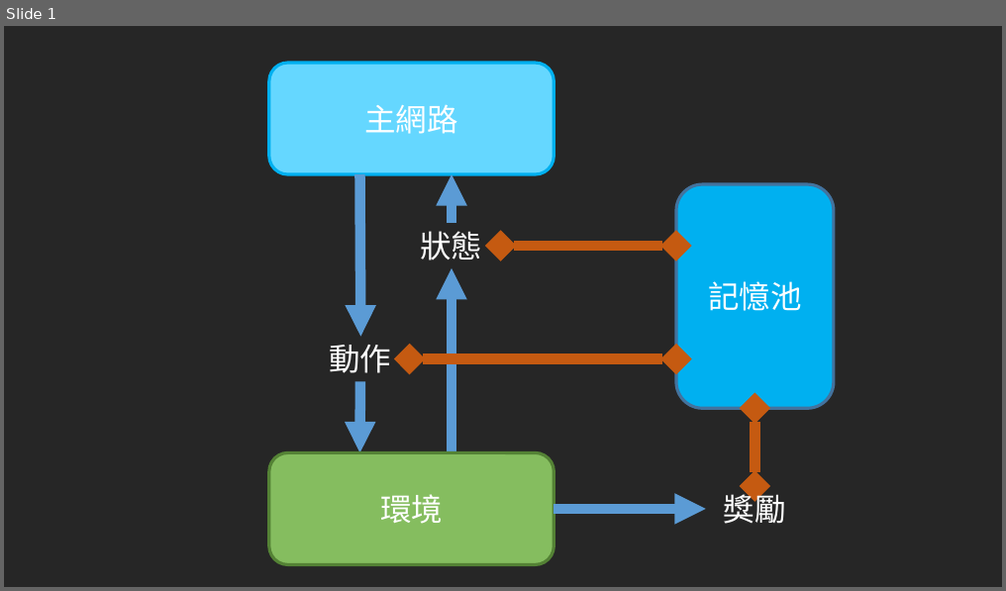
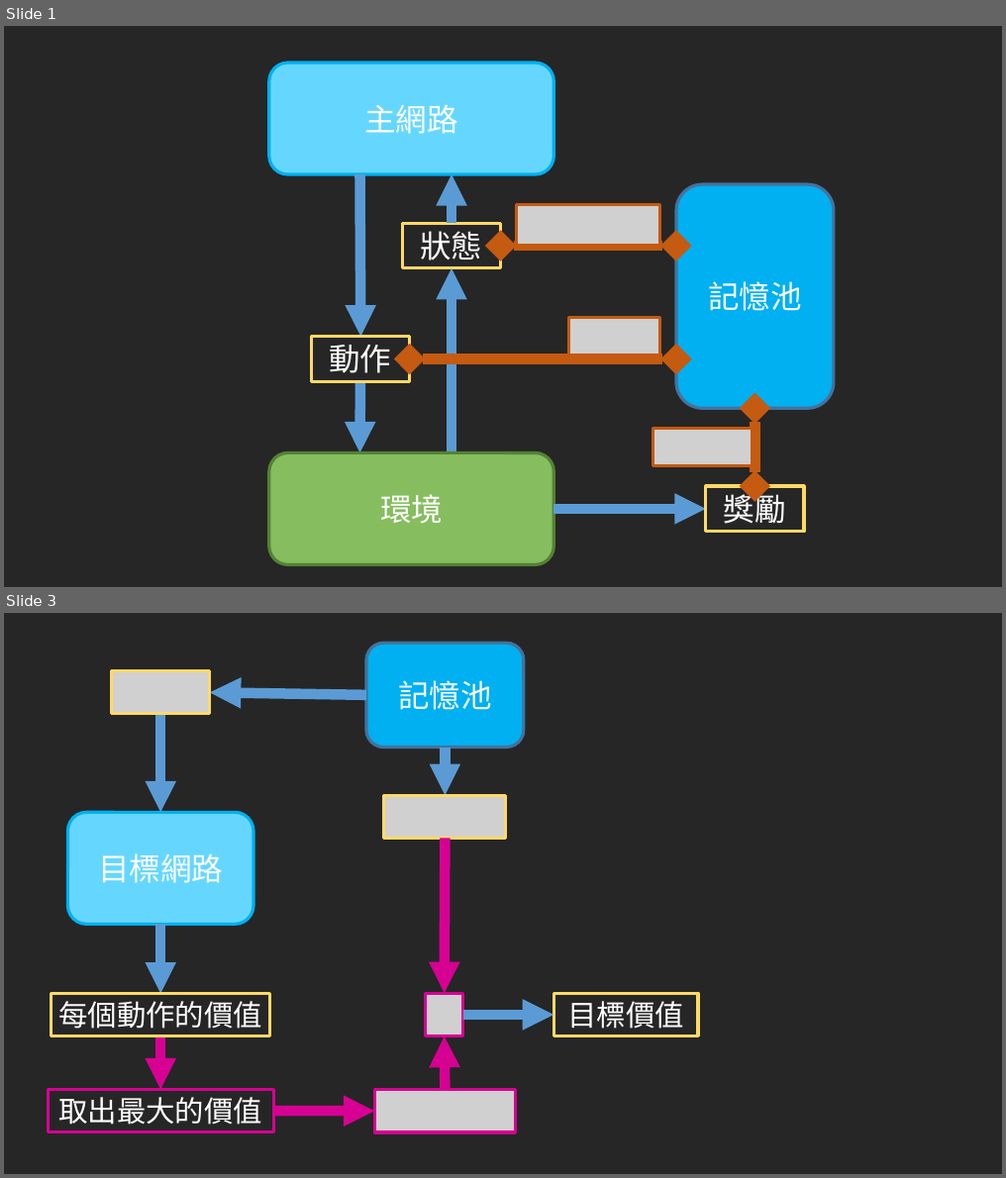
Before and after one commit to toonnyy8/PPT, a slide deck: AI-of-FTG/圖片.pptx. Shown one above the other, each under a label of ours: slide 1 before the commit, slides 1 and 3 after it; the slides between them are not shown. The pictures are 1006x591 and 1006x1178 pixels, drawn with LibreOffice and Linux fonts; fonts in the diff are those of the drawing; grey boxes stand for pictures. Boxes give left, top, right and bottom in pixels: in the first picture for what was removed or moved away, otherwise in the second. Text is boxed around its words. In the diff, an @@ line names an element or a change of style, - is before the commit and + after.

```diff
--- a/AI-of-FTG/圖片.pptx
+++ b/AI-of-FTG/圖片.pptx
@@ slide 3 added at (x1=4, y1=613, x2=1002, y2=1174), background #262626 @@
@@ picture added at (x1=112, y1=671, x2=210, y2=714) @@
@@ rounded rectangle added at (x1=366, y1=643, x2=524, y2=747), fill #00B0F0, outline #43739E 3 pt, 30 pt, text #FFFFFF @@
+記憶池
@@ arrow added from (366, 695) to (210, 692), #5B9BD5 10 pt @@
@@ arrow added from (160, 714) to (160, 812), #5B9BD5 10 pt @@
@@ arrow added from (445, 747) to (445, 796), #5B9BD5 10 pt @@
@@ rounded rectangle added at (x1=67, y1=812, x2=253, y2=924), fill #65D7FF, outline #00B0F0 3 pt, 30 pt, text #FFFFFF @@
+目標網路
@@ picture added at (x1=384, y1=796, x2=506, y2=839) @@
@@ arrow added from (445, 839) to (445, 993), #D60093 10 pt @@
@@ arrow added from (160, 925) to (160, 994), #5B9BD5 10 pt @@
@@ rectangle added at (x1=52, y1=994, x2=270, y2=1037), outline #FFD966 3 pt, 28 pt, text #FFFFFF @@
+每個動作的價值
@@ picture added at (x1=426, y1=993, x2=463, y2=1037) @@
@@ rectangle added at (x1=553, y1=993, x2=698, y2=1036), outline #FFD966 3 pt, 28 pt, text #FFFFFF @@
+目標價值
@@ arrow added from (463, 1015) to (553, 1015), #5B9BD5 10 pt @@
@@ arrow added from (160, 1037) to (160, 1090), #D60093 10 pt @@
@@ arrow added from (445, 1090) to (445, 1037), #D60093 10 pt @@
@@ rectangle added at (x1=49, y1=1090, x2=273, y2=1133), outline #D60093 3 pt, 28 pt, text #FFFFFF @@
+取出最大的價值
@@ arrow added from (273, 1111) to (374, 1112), #D60093 10 pt @@
@@ picture added at (x1=374, y1=1090, x2=515, y2=1134) @@
@@ slide 1 changed as well @@
@@ picture added at (x1=517, y1=205, x2=660, y2=246) @@
@@ picture added at (x1=568, y1=318, x2=660, y2=356) @@
@@ picture added at (x1=653, y1=429, x2=752, y2=467) @@
@@ 3 rectangles moved together from (x1=329, y1=231, x2=786, y2=524) to (x1=311, y1=223, x2=804, y2=532) @@
@@ outline none to #FFD966 3 pt in 3 elements at (x1=402, y1=223, x2=500, y2=269), (x1=311, y1=337, x2=409, y2=382), (x1=706, y1=486, x2=804, y2=532) @@
```
Also in this commit, not shown: 1 other slide changed, 2 other slides added.
